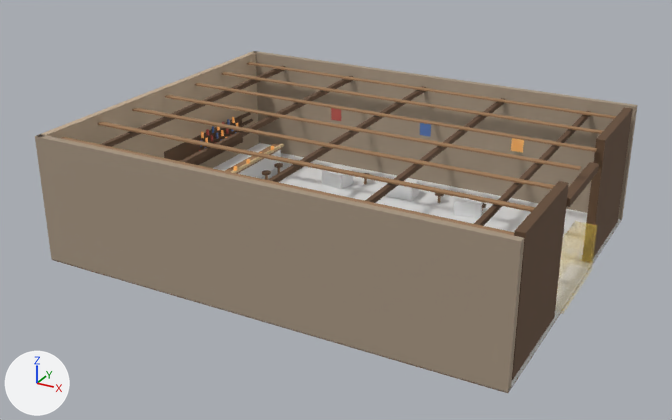
One commit to the Blender file experiments/neomud-three/assets/source/scenes/town_tavern/town_tavern.blend: the scene before it, then after it.
The view is the same before and after, from a camera (50 mm lens) standing at (24.3, -46.0, 24.6) and looking at (-0.3, -1.3, 2.3). Lighting does not change. The marker at lower left points along +X, +Y and +Z. The older version comes first.

Script lines for the objects in view, before the commit:
```python
ob_col_bar = bpy.data.objects.new('COL_bar', me_col_bar_mesh)
ob_col_bar.location = (-11.15, 3.9, 0.75)
ob_vis_batch_mat_tavern_dark_oak = bpy.data.objects.new('VIS_batch_MAT_tavern_dark_oak', me_vis_batch_mat_tavern_dark_oak_mesh)
ob_vis_batch_mat_tavern_dark_oak.location = (13.65, 6.85, 3.8)
ob_vis_batch_mat_tavern_smoky_plaster = bpy.data.objects.new('VIS_batch_MAT_tavern_smoky_plaster', me_vis_batch_mat_tavern_smoky_plaster_mesh)
ob_vis_batch_mat_tavern_smoky_plaster.location = (0.0, 10.82, 3.8)
ob_vis_batch_mat_tavern_worn_wood = bpy.data.objects.new('VIS_batch_MAT_tavern_worn_wood', me_vis_batch_mat_tavern_worn_wood_mesh)
ob_vis_batch_mat_tavern_worn_wood.location = (-11.2, 0.0, 0.04)
ob_vis_west_bar_wall = bpy.data.objects.new('VIS_west_bar_wall', me_vis_west_bar_wall_mesh)
ob_vis_west_bar_wall.location = (-13.82, 0.0, 3.8)
# also in view: 'TRG_exit_east_square' at (13.6, 0.0, 1.4); 'COL_world_floor' at (0.0, 0.0, 0.0)
```
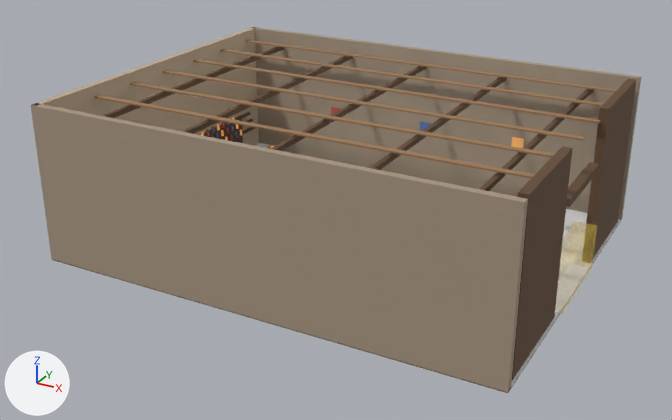
Where the newer file only moved an object's origin or applied its transform, the numbers keep the older frame.

Changed parts and their boxes [x1, y1, x2, y2] in the pictures (672 x 420 px; the box of a moved part takes in the faces that stretch with it):
'VIS_batch_MAT_tavern_smoky_plaster', rescaled (7% taller): before [35, 52, 638, 392]; after [31, 27, 641, 392]
'VIS_batch_MAT_tavern_dark_oak', reshaped (6% taller): before [100, 66, 633, 380]; after [102, 46, 636, 380]
'VIS_batch_MAT_tavern_worn_wood', reshaped: before [60, 62, 616, 235]; after [95, 40, 616, 178]
'VIS_west_bar_wall', rescaled: before [36, 51, 259, 168]; after [32, 27, 259, 146]
part 1 of me_vis_batch_mat_tavern_worn_wood_mesh, moved or reshaped: before [247, 62, 616, 119]; after [246, 40, 616, 92]
part 2 of me_vis_batch_mat_tavern_worn_wood_mesh, moved or reshaped: before [222, 72, 603, 134]; after [221, 49, 604, 106]
part 3 of me_vis_batch_mat_tavern_worn_wood_mesh, moved or reshaped: before [195, 83, 597, 152]; after [193, 59, 601, 123]
part 4 of me_vis_batch_mat_tavern_worn_wood_mesh, moved or reshaped: before [165, 95, 581, 170]; after [163, 70, 585, 141]
part 5 of me_vis_batch_mat_tavern_worn_wood_mesh, moved or reshaped: before [132, 108, 555, 189]; after [130, 82, 555, 158]
part 6 of me_vis_batch_mat_tavern_worn_wood_mesh, moved or reshaped: before [97, 122, 535, 212]; after [95, 95, 535, 178]
part 7 of me_vis_batch_mat_tavern_worn_wood_mesh, moved or reshaped (not visible afterwards): before [60, 137, 514, 235]
part 10 of me_vis_batch_mat_tavern_dark_oak_mesh, moved or reshaped: before [100, 66, 285, 147]; after [102, 46, 285, 118]
part 11 of me_vis_batch_mat_tavern_dark_oak_mesh, moved or reshaped: before [180, 76, 353, 164]; after [182, 56, 353, 134]
part 12 of me_vis_batch_mat_tavern_dark_oak_mesh, moved or reshaped: before [268, 86, 426, 182]; after [271, 66, 427, 151]
part 13 of me_vis_batch_mat_tavern_dark_oak_mesh, moved or reshaped: before [365, 98, 505, 203]; after [369, 77, 507, 170]
part 14 of me_vis_batch_mat_tavern_dark_oak_mesh, moved or reshaped: before [474, 111, 591, 226]; after [479, 89, 593, 191]
part 15 of me_vis_batch_mat_tavern_dark_oak_mesh, moved or reshaped: before [586, 107, 633, 257]; after [586, 79, 636, 257]
part 16 of me_vis_batch_mat_tavern_dark_oak_mesh, moved or reshaped: before [512, 181, 569, 380]; after [512, 146, 573, 380]
'COL_world_floor', unchanged, covered by the edit: before [52, 153, 622, 392]; after [52, 209, 622, 392]

Diff of the bpy script that builds the scene:
```diff
--- a/experiments/neomud-three/assets/source/scenes/town_tavern/town_tavern.blend.py
+++ b/experiments/neomud-three/assets/source/scenes/town_tavern/town_tavern.blend.py
@@ me_vis_batch_mat_tavern_worn_wood_mesh @@
-me_vis_batch_mat_tavern_worn_wood_mesh.from_pydata(...)  # 424 vertices, 318 faces; spans x -2.4..24.8, y -10.8..10.8, z 0.0..7.1
+me_vis_batch_mat_tavern_worn_wood_mesh.from_pydata(...)  # 424 vertices, 318 faces; spans x -2.4..24.8, y -10.8..10.8, z 0.0..8.7
+# me_vis_batch_mat_tavern_worn_wood_mesh part 1: the loose piece of 8 vertices spanning x -2.4..24.8, y 9.3..9.7, z 7.0..7.1 is moved by (0.0, 0.0, 1.6)
+# me_vis_batch_mat_tavern_worn_wood_mesh part 2: the loose piece of 8 vertices spanning x -2.4..24.8, y 6.2..6.5, z 7.0..7.1 is moved by (0.0, 0.0, 1.6)
+# me_vis_batch_mat_tavern_worn_wood_mesh part 3: the loose piece of 8 vertices spanning x -2.4..24.8, y 3.0..3.4, z 7.0..7.1 is moved by (0.0, 0.0, 1.6)
+# me_vis_batch_mat_tavern_worn_wood_mesh part 4: the loose piece of 8 vertices spanning x -2.4..24.8, y -0.2..0.2, z 7.0..7.1 is moved by (0.0, 0.0, 1.6)
+# me_vis_batch_mat_tavern_worn_wood_mesh part 5: the loose piece of 8 vertices spanning x -2.4..24.8, y -3.4..-3.0, z 7.0..7.1 is moved by (0.0, 0.0, 1.6)
+# me_vis_batch_mat_tavern_worn_wood_mesh part 6: the loose piece of 8 vertices spanning x -2.4..24.8, y -6.5..-6.2, z 7.0..7.1 is moved by (0.0, 0.0, 1.6)
+# me_vis_batch_mat_tavern_worn_wood_mesh part 7: the loose piece of 8 vertices spanning x -2.4..24.8, y -9.7..-9.3, z 7.0..7.1 is moved by (0.0, 0.0, 1.6)
 me_vis_batch_mat_tavern_worn_wood_mesh.materials.append(mat_mat_tavern_worn_wood)
@@ me_vis_west_bar_wall_mesh @@
-me_vis_west_bar_wall_mesh.from_pydata(...)  # 8 vertices, 6 faces; spans x -0.2..0.2, y -11.0..11.0, z -3.8..3.8
+me_vis_west_bar_wall_mesh.from_pydata(...)  # 8 vertices, 6 faces; spans x -0.2..0.2, y -11.0..11.0, z -3.8..5.6
+# me_vis_west_bar_wall_mesh part 8: the whole mesh is scaled about its middle by (1, 1, 1.24), then moved by (0.0, 0.0, 0.9)
 me_vis_west_bar_wall_mesh.materials.append(mat_mat_tavern_warm_plaster)
@@ me_vis_batch_mat_tavern_smoky_plaster_mesh @@
-me_vis_batch_mat_tavern_smoky_plaster_mesh.from_pydata(...)  # 16 vertices, 12 faces; spans x -14.0..14.0, y -21.8..0.2, z -3.8..3.8
+me_vis_batch_mat_tavern_smoky_plaster_mesh.from_pydata(...)  # 16 vertices, 12 faces; spans x -14.0..14.0, y -21.8..0.2, z -3.8..5.6
+# me_vis_batch_mat_tavern_smoky_plaster_mesh part 9: the whole mesh is scaled about its middle by (1, 1, 1.24), then moved by (0.0, 0.0, 0.9)
 me_vis_batch_mat_tavern_smoky_plaster_mesh.materials.append(mat_mat_tavern_smoky_plaster)
@@ me_vis_batch_mat_tavern_dark_oak_mesh @@
-me_vis_batch_mat_tavern_dark_oak_mesh.from_pydata(...)  # 552 vertices, 354 faces; spans x -27.5..0.2, y -17.6..3.9, z -3.8..3.8
+me_vis_batch_mat_tavern_dark_oak_mesh.from_pydata(...)  # 552 vertices, 354 faces; spans x -27.5..0.2, y -17.6..3.9, z -3.8..5.6
+# me_vis_batch_mat_tavern_dark_oak_mesh part 10: the loose piece of 8 vertices spanning x -25.0..-24.7, y -17.5..3.8, z 2.8..3.1 is moved by (0.0, 0.0, 1.6)
+# me_vis_batch_mat_tavern_dark_oak_mesh part 11: the loose piece of 8 vertices spanning x -19.4..-19.1, y -17.5..3.8, z 2.8..3.1 is moved by (0.0, 0.0, 1.6)
+# me_vis_batch_mat_tavern_dark_oak_mesh part 12: the loose piece of 8 vertices spanning x -13.8..-13.5, y -17.5..3.8, z 2.8..3.1 is moved by (0.0, 0.0, 1.6)
+# me_vis_batch_mat_tavern_dark_oak_mesh part 13: the loose piece of 8 vertices spanning x -8.2..-7.9, y -17.5..3.8, z 2.8..3.1 is moved by (0.0, 0.0, 1.6)
+# me_vis_batch_mat_tavern_dark_oak_mesh part 14: the loose piece of 8 vertices spanning x -2.6..-2.3, y -17.5..3.8, z 2.8..3.1 is moved by (0.0, 0.0, 1.6)
+# me_vis_batch_mat_tavern_dark_oak_mesh part 15: 4 of 552 vertices moved; they spanned x -0.2..0.2, y -3.3..3.3, z 3.8 and now span x -0.2..0.2, y -3.3..3.3, z 5.6; mean shift (0.0, 0.0, 1.8); largest move (-0.2, -3.3, 3.8) -> (-0.2, -3.3, 5.6)
+# me_vis_batch_mat_tavern_dark_oak_mesh part 16: 4 of 552 vertices moved; they spanned x -0.2..0.2, y -17.0..-10.4, z 3.8 and now span x -0.2..0.2, y -17.0..-10.4, z 5.6; mean shift (0.0, 0.0, 1.8); largest move (-0.2, -17.0, 3.8) -> (-0.2, -17.0, 5.6)
 me_vis_batch_mat_tavern_dark_oak_mesh.materials.append(mat_mat_tavern_dark_oak)
```
